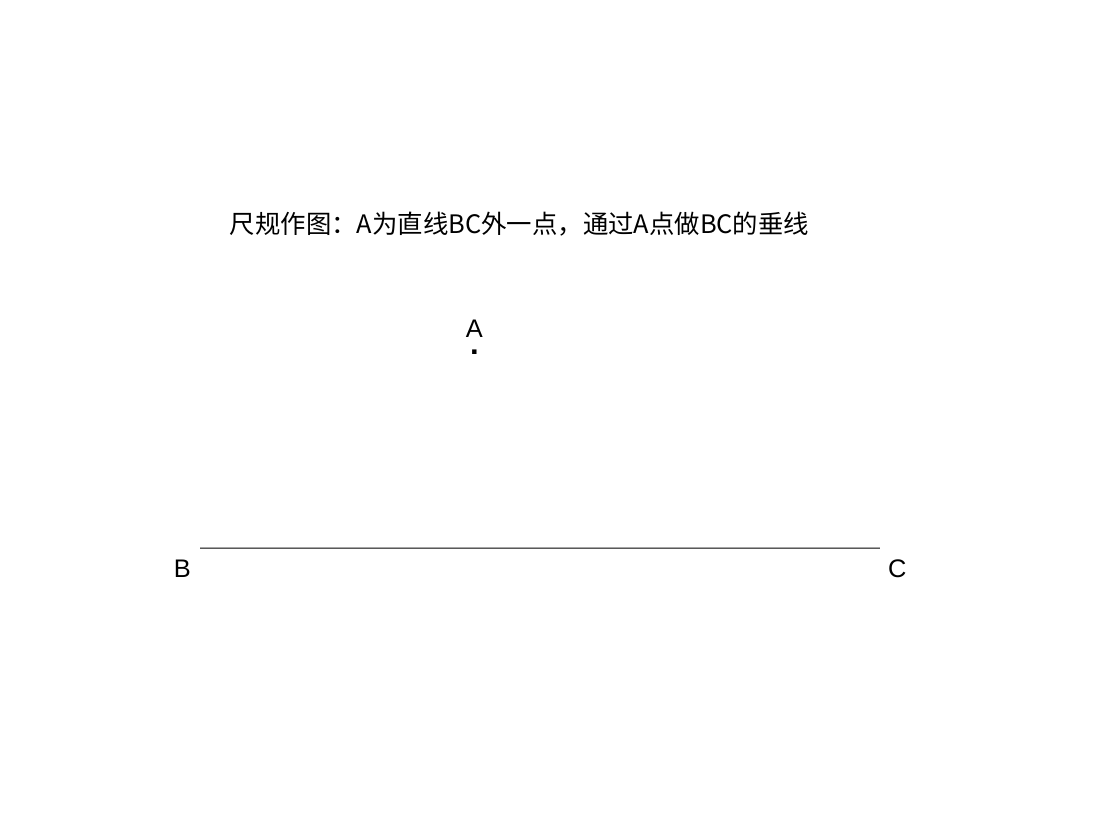
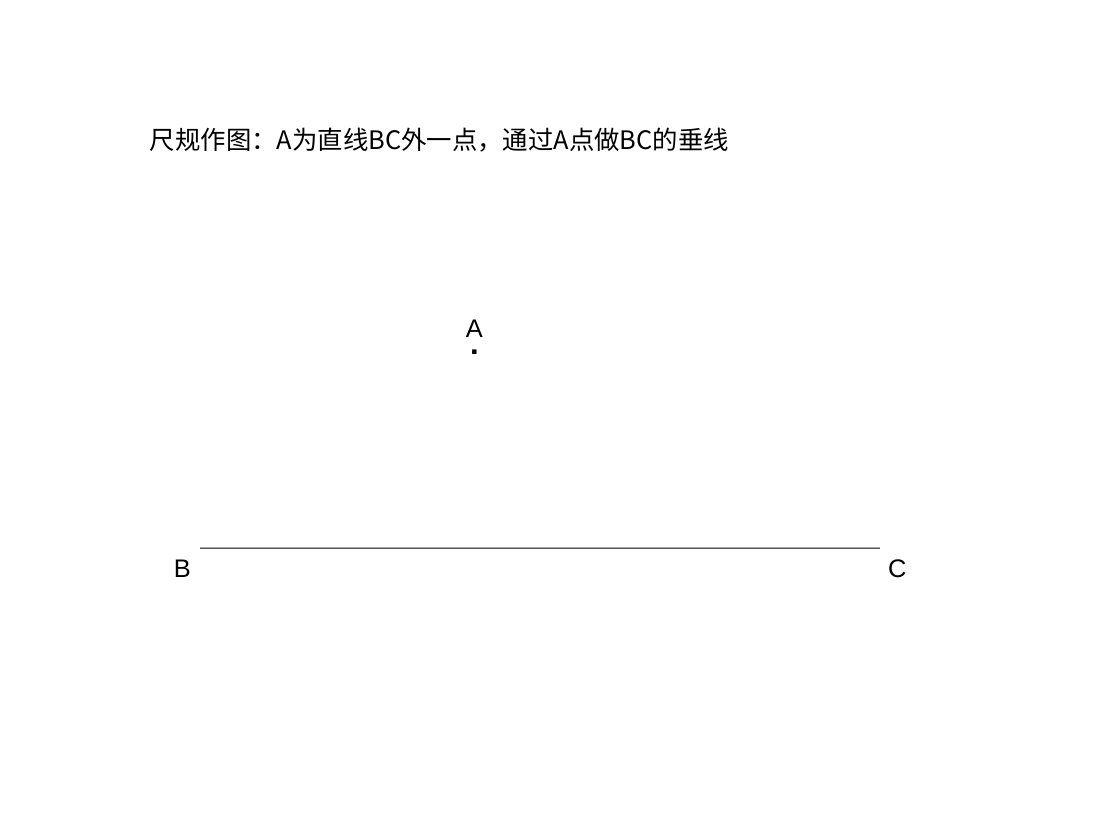
Before and after one commit to ericzhang/english-math, a slide deck: slide 12 of math/grade-7-下/7下数学北师大版-unit-2-相交线与平行线.ppt. Drawn at 1120x840 pixels with LibreOffice and Linux fonts; fonts in the diff are those of the drawing. Boxes give left, top, right and bottom in pixels: in the first picture for what was removed or moved away, otherwise in the second. Text is boxed around its words. In the diff, an @@ line names an element or a change of style, - is before the commit and + after.

```diff
--- a/math/grade-7-下/7下数学北师大版-unit-2-相交线与平行线.ppt
+++ b/math/grade-7-下/7下数学北师大版-unit-2-相交线与平行线.ppt
@@ text "尺规作图：A为直线BC外一点，通过A点做BC的垂线" moved from (x1=230, y1=211, x2=809, y2=236) to (x1=150, y1=127, x2=729, y2=152) @@
```
Also in this commit, not shown: 6 other slides changed, 7 slides added, 1 slide removed, 35 other files.
